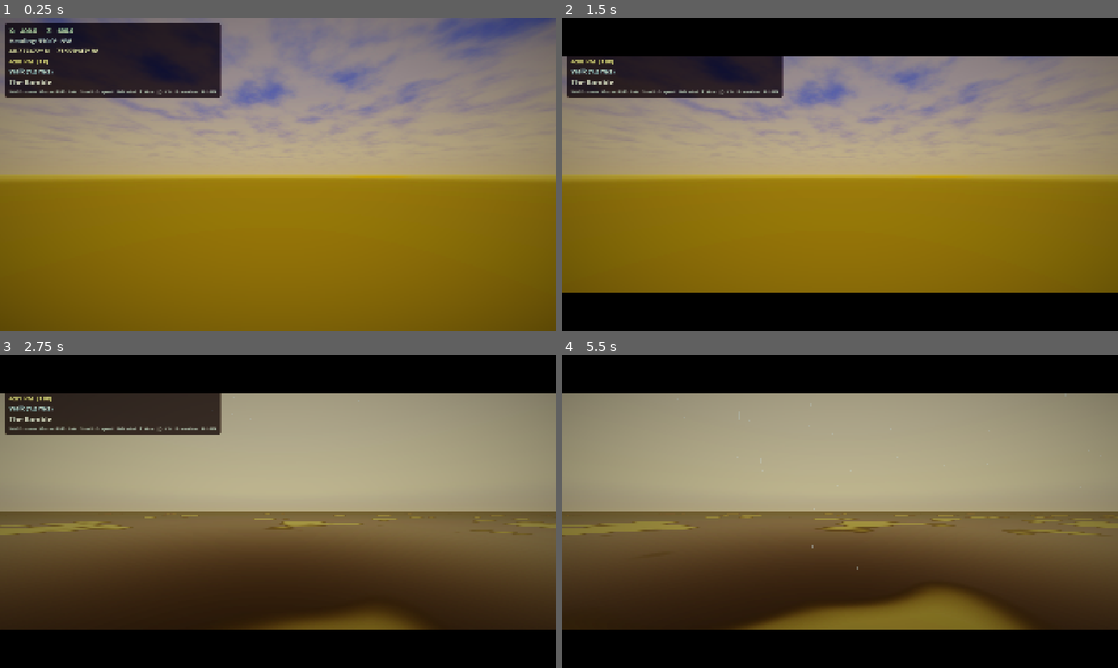
Above: before the commit, frames 1-4 (two rows, left to right).
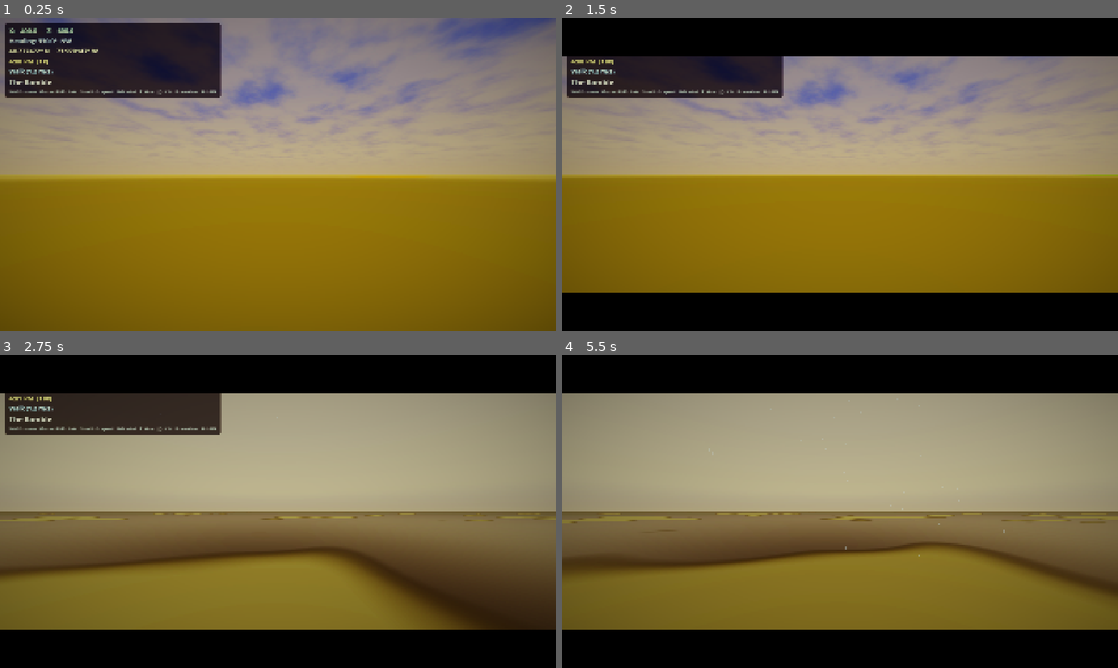
Above: after the commit, the same moments.

Repository: Central-Park-Walk/central-park-walk
Game: Godot game, scene res://main.tscn
Two runs of this game, one before a commit and one after it. Both use one fixed random seed, a clock stepped at 60 frames per second and the inputs below.
Inputs (mouse positions are in pixels of both pictures, inside the frame that each line leads up to):
- Up to frame 1 (0.25 s): no input
- Up to frame 2 (1.5 s): tap Enter at 0.5 s; move the mouse to (962, 158) at 0.52 s; hold D 0.53-1.28 s; tap T at 0.6 s; click (962, 158) at 0.67 s; tap Space at 1.25 s; move the mouse to (728, 190) at 1.27 s; hold S from 1.28 s (still down); tap L at 1.35 s
- Up to frame 3 (2.75 s): tap Enter at 2 s; move the mouse to (333, 442) at 2.02 s; release S at 2.03 s; hold D from 2.03 s (still down); tap P at 2.1 s
- Up to frame 4 (5.5 s): move the mouse to (812, 574) at 2.77 s; release D at 2.78 s; hold W 2.78-3.53 s; tap one key every 0.75 s from 2.85 s: G H 9 0; click (812, 574) at 2.92 s; move the mouse to (1006, 558) at 3.52 s; hold A 3.53-5.03 s; move the mouse to (673, 464) at 4.27 s; move the mouse to (867, 511) at 5.02 s; hold S from 5.03 s (still down); click (867, 511) at 5.17 s

The runs differ from the first frame. In frame 1, less than 0.1% of the frame differs, in the area x 73-77%, y 50-52%; in frame 2, 0.6%; in frame 3, 16%; in frame 4, 19%, in the area x 0-100%, y 29-88%.

Commit message:
Add screenshots to README, F12 screenshot key, disable auto-capture on normal launch
- 4 showcase screenshots: Literary Walk (golden/noon/morning) + North Woods bridge
- F12 key saves screenshots to screenshots/ with incrementing counter
- Auto-screenshot now only fires with --quit-after (no more 8s freeze on normal launch)
- G key (data gaps) added to README controls table
- LOD1 billboard reference removed from coverage table

Co-Authored-By: Claude Opus 4.6 <noreply@anthropic.com>

Diff:
--- a/main.gd
+++ b/main.gd
@@ -127,6 +127,11 @@
 				_cli_pos_set = true
 		elif arg == "--pitch" and i + 1 < OS.get_cmdline_user_args().size():
 			_cli_pitch = float(OS.get_cmdline_user_args()[i + 1])
+	# Auto-screenshot only in headless capture mode (--quit-after)
+	for earg in OS.get_cmdline_args():
+		if earg.begins_with("--quit-after"):
+			_auto_screenshot = true
+			break
 	if cli_time != "":
 		if TIME_PRESETS.has(cli_time):
 			_time_of_day = TIME_PRESETS[cli_time]
@@ -195,6 +200,8 @@
 var _screenshot_timer := 0.0
 var _screenshot_done  := false
 var _labels_hidden_for_screenshot := false
+var _screenshot_counter := 0  # incrementing counter for F12 screenshots
+var _auto_screenshot := false  # only auto-capture when --quit-after is used
 
 # ---------------------------------------------------------------------------
 # Tour mode — automated screenshot capture across 10 locations × 3 angles × 3 times
@@ -373,8 +380,8 @@
 		_update_hud()
 		return
 
-	# Auto-screenshot for dev review (non-tour mode)
-	if not _screenshot_done:
+	# Auto-screenshot for headless capture (only with --quit-after)
+	if not _screenshot_done and _auto_screenshot:
 		_screenshot_timer += delta
 		if _screenshot_timer <= delta and _player:
 			_player.set_physics_process(false)
@@ -656,6 +663,21 @@
 			_wind_override = 1.0
 		_wind_override = clampf(_wind_override + 0.1, 0.0, 3.0)
 		print("Wind: %.0f%%" % (_wind_override * 100.0))
+	elif event.keycode == KEY_F12:
+		_take_screenshot()
+
+
+func _take_screenshot() -> void:
+	var dir_path := ProjectSettings.globalize_path("res://screenshots")
+	DirAccess.make_dir_recursive_absolute(dir_path)
+	var img := get_viewport().get_texture().get_image()
+	if not img:
+		print("Screenshot: failed to capture")
+		return
+	var path := "%s/cpw_%03d.png" % [dir_path, _screenshot_counter]
+	img.save_png(path)
+	_screenshot_counter += 1
+	print("Screenshot saved: %s" % path)
 
 
 # ---------------------------------------------------------------------------
Not shown, changed: .gitignore
Not shown, changed: README.md
